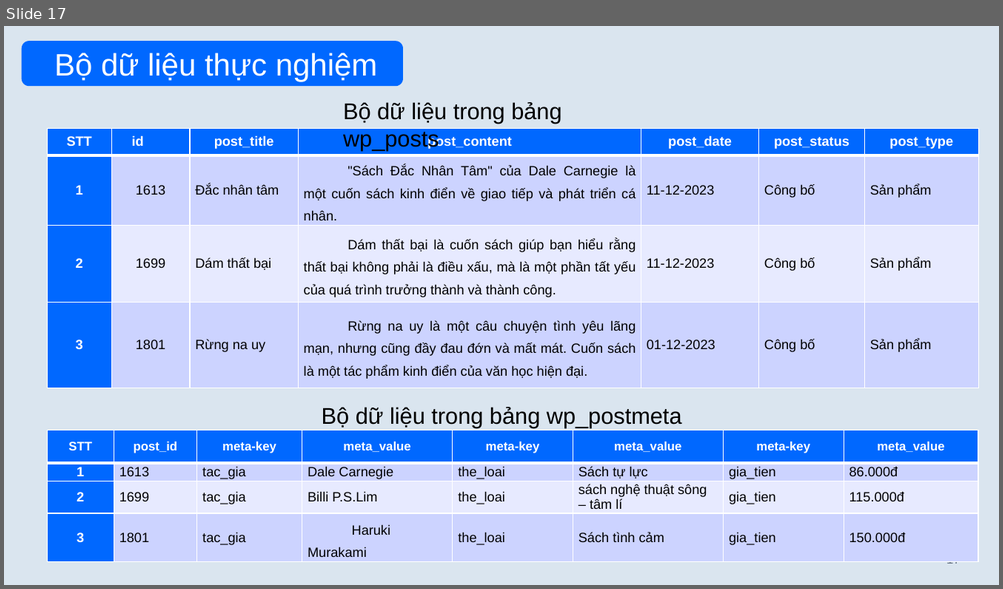
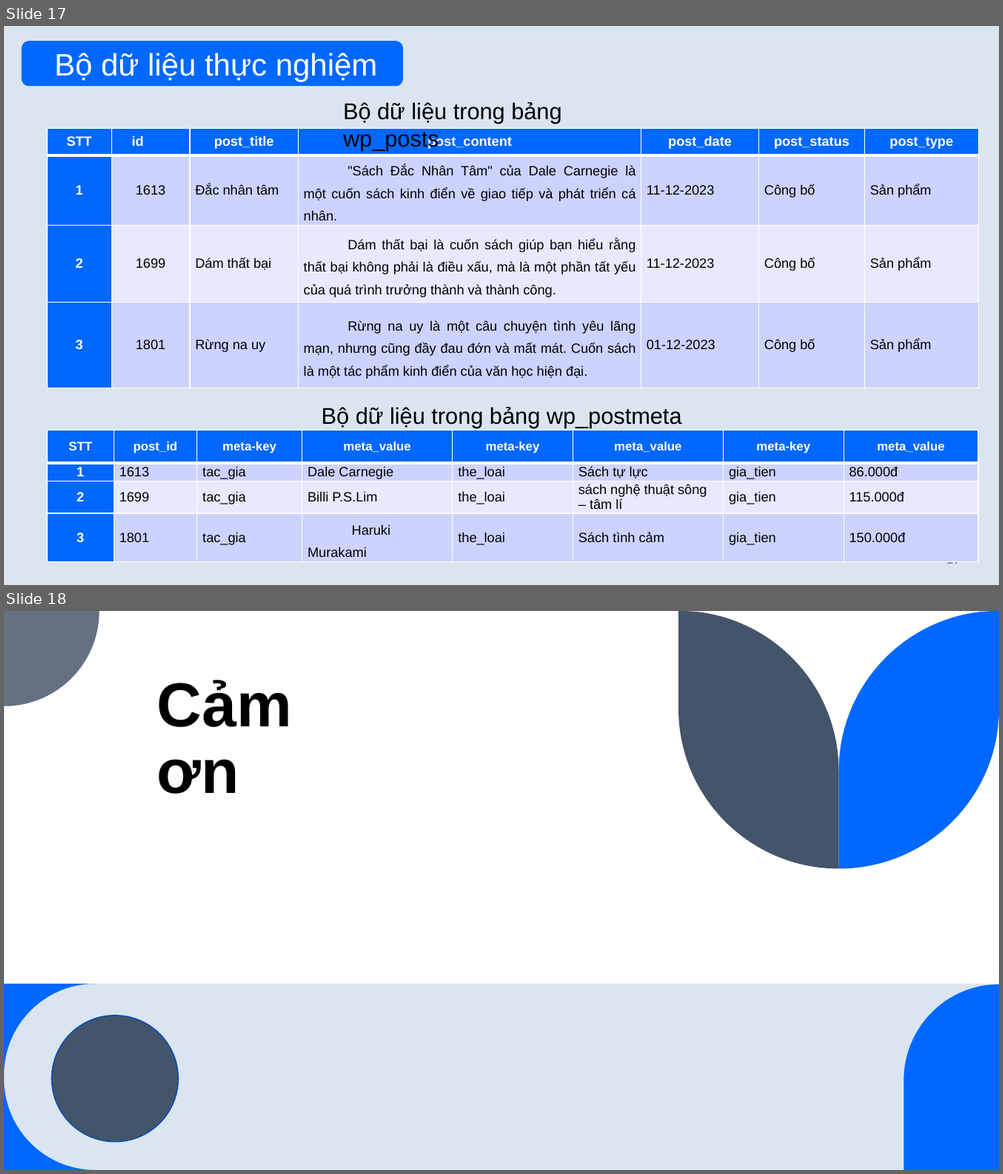
Before and after one commit to TrangThanhHieu/csn-da21ttb-trangthanhhieu-timhieuvathietkewebminhhoa-wordpress, a slide deck: thesis/csn-da21ttb-TrangThanhHieu.pptx. Shown one above the other, each under a label of ours: slide 17 before the commit, slides 17 and 18 after it. The pictures are 1003x589 and 1003x1174 pixels, drawn with LibreOffice and Linux fonts; fonts in the diff are those of the drawing. Boxes give left, top, right and bottom in pixels: in the first picture for what was removed or moved away, otherwise in the second. Text is boxed around its words. In the diff, an @@ line names an element or a change of style, - is before the commit and + after.

```diff
--- a/thesis/csn-da21ttb-TrangThanhHieu.pptx
+++ b/thesis/csn-da21ttb-TrangThanhHieu.pptx
@@ slide 18 added at [4, 611, 999, 1170], background #FFFFFF @@
@@ freeform shape added at [4, 611, 99, 706], fill #637183 @@
@@ freeform shape added at [678, 611, 839, 869], fill #44546A @@
@@ freeform shape added at [839, 611, 999, 869], fill #0068FF @@
@@ title added at [157, 680, 292, 794], 60 pt, text #000000, bold @@
+Cảm ơn
@@ rectangle added at [4, 984, 999, 1170], fill #DAE5EF @@
@@ freeform shape added at [4, 984, 95, 1075], fill #0068FF @@
@@ freeform shape added at [904, 985, 999, 1170], fill #0068FF @@
@@ ellipse added at [52, 1015, 179, 1142], fill #44546A, outline #004DBD 1 pt @@
@@ freeform shape added at [4, 1079, 95, 1170], fill #0068FF @@
```
Also in this commit, not shown: 2 slides changed, 1 slide removed, 1 other file.
